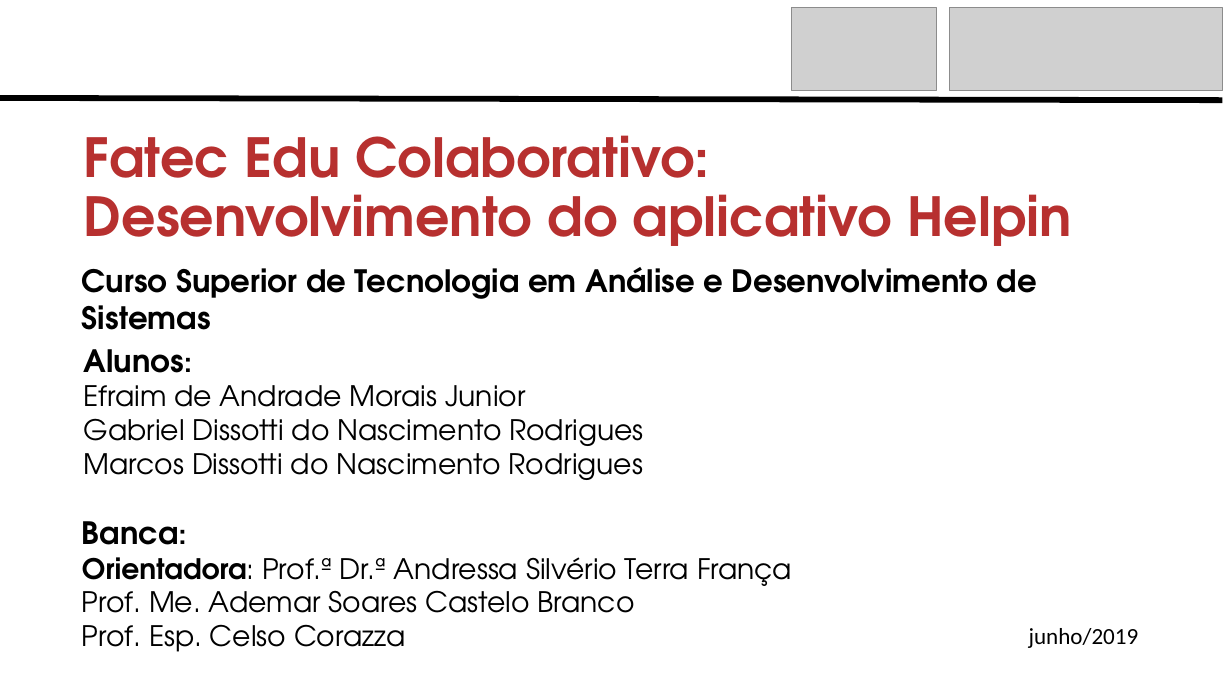
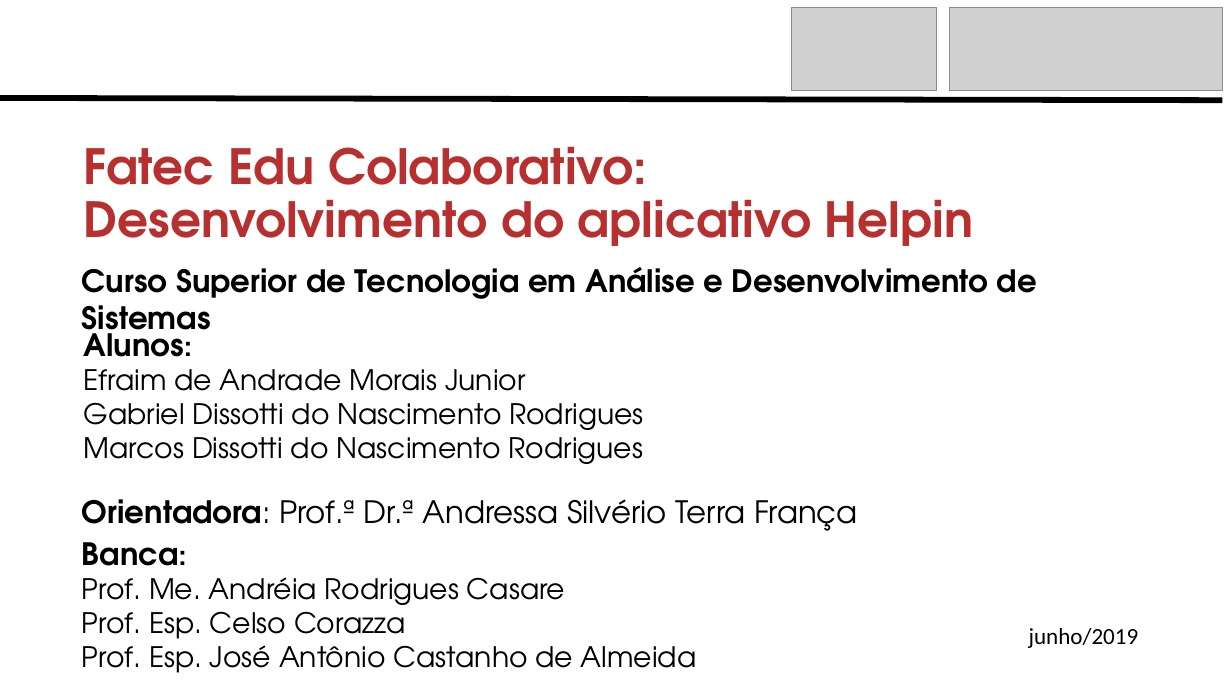
Before and after one commit to Helpin-Team/monografia, a slide deck: slide 21 of Apresentacao-Helpin-Final.pptx. Drawn at 1232x693 pixels with LibreOffice and Linux fonts; fonts in the diff are those of the drawing; grey boxes stand for pictures. Boxes give left, top, right and bottom in pixels: in the first picture for what was removed or moved away, otherwise in the second. Text is boxed around its words. In the diff, an @@ line names an element or a change of style, - is before the commit and + after.

```diff
--- a/Apresentacao-Helpin-Final.pptx
+++ b/Apresentacao-Helpin-Final.pptx
@@ title "Fatec Edu Colaborativo:" at (x1=84, y1=146, x2=973, y2=246): size 42 to 37.8 pt @@
@@ text "Alunos:" rewrapped from (x1=84, y1=349, x2=643, y2=480) to (x1=84, y1=322, x2=643, y2=464) @@
@@ text "Orientadora: Prof.ª Dr.ª Andressa Silvério ..." moved from (x1=82, y1=521, x2=792, y2=652) to (x1=82, y1=499, x2=858, y2=673) @@
@@ text at (x1=82, y1=499, x2=858, y2=531): paragraph added @@
+Orientadora: Prof.ª Dr.ª Andressa Silvério Terra França
@@ text at (x1=82, y1=577, x2=565, y2=613): text changed @@
-Orientadora: Prof.ª Dr.ª Andressa Silvério Terra França
-Prof. Me. Ademar Soares Castelo Branco
+Prof. Me. Andréia Rodrigues Casare
@@ text at (x1=82, y1=637, x2=696, y2=673): paragraph added @@
+Prof. Esp. José Antônio Castanho de Almeida
```
Also in this commit, not shown: 1 other slide changed, 1 other file.
